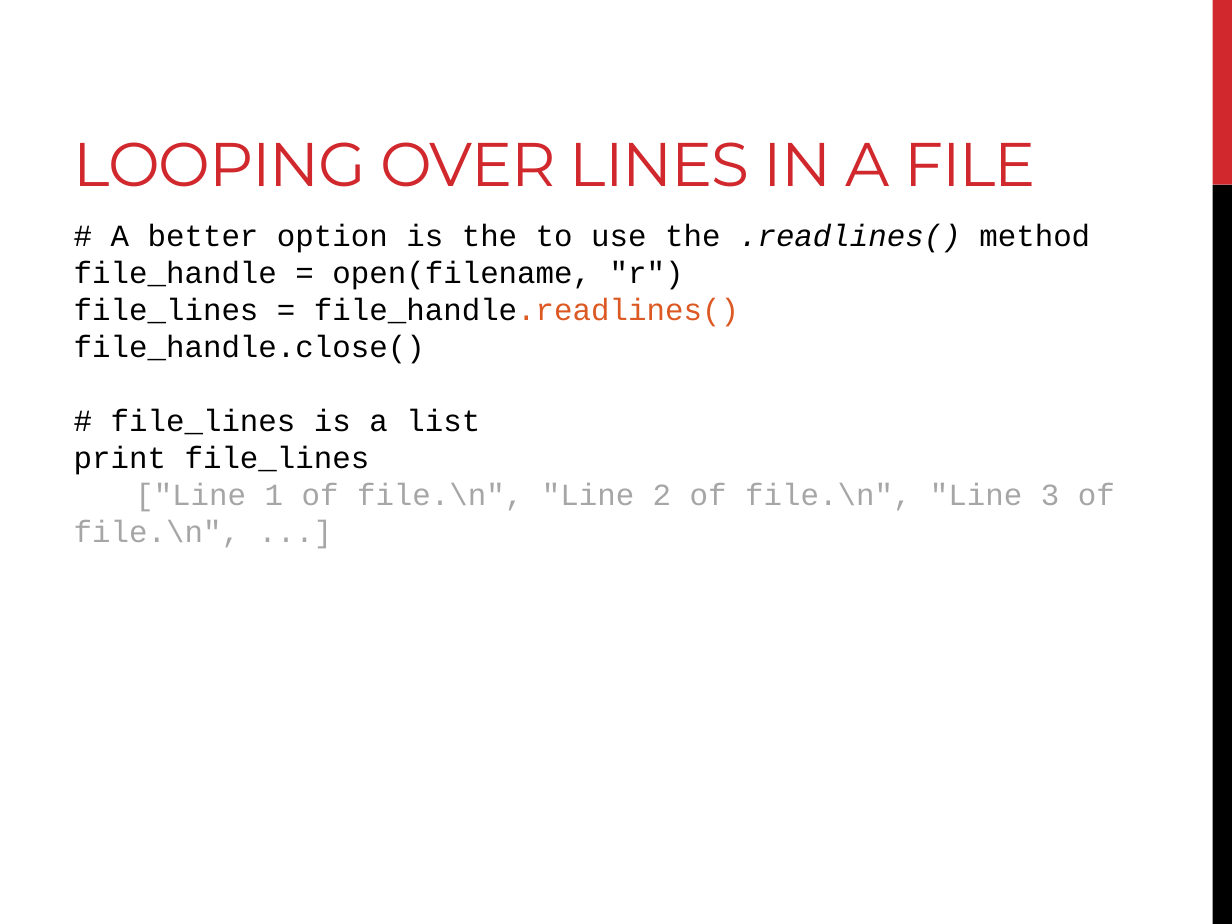
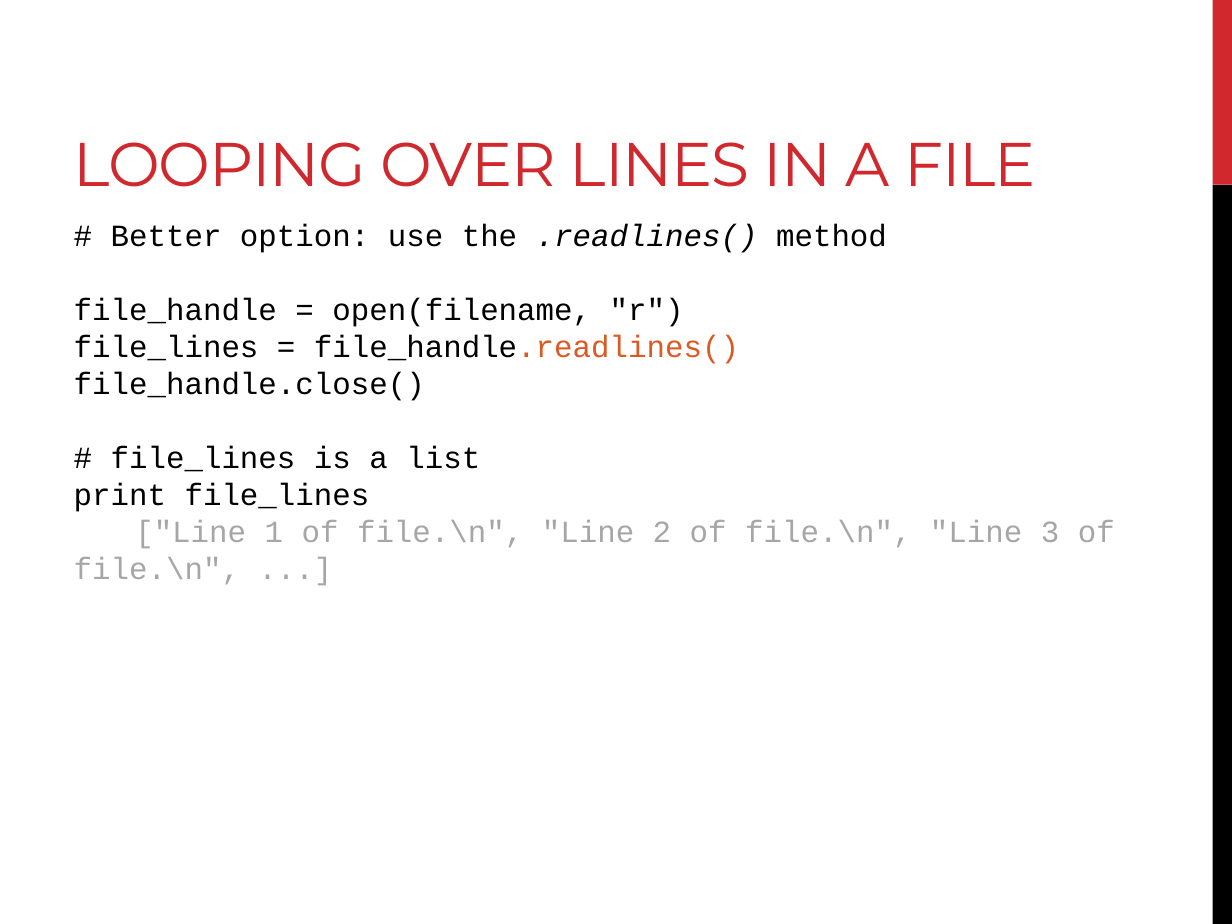
Before and after one commit to BjornFJohansson/ccbb_bigdata2015_python, a slide deck: slide 39 of slides/day3_slides.pptx (slide 36 before the commit). Drawn at 1232x924 pixels with LibreOffice and Linux fonts; fonts in the diff are those of the drawing. Boxes give left, top, right and bottom in pixels: in the first picture for what was removed or moved away, otherwise in the second. Text is boxed around its words. In the diff, an @@ line names an element or a change of style, - is before the commit and + after.

```diff
--- a/slides/day3_slides.pptx
+++ b/slides/day3_slides.pptx
@@ text at (111, 224, 887, 253): text changed @@
-# A better option is the to use the .readlines() method
+# Better option: use the .readlines() method
```
Also in this commit, not shown: 6 other slides changed, 4 slides added, 1 slide removed, 7 other files.
